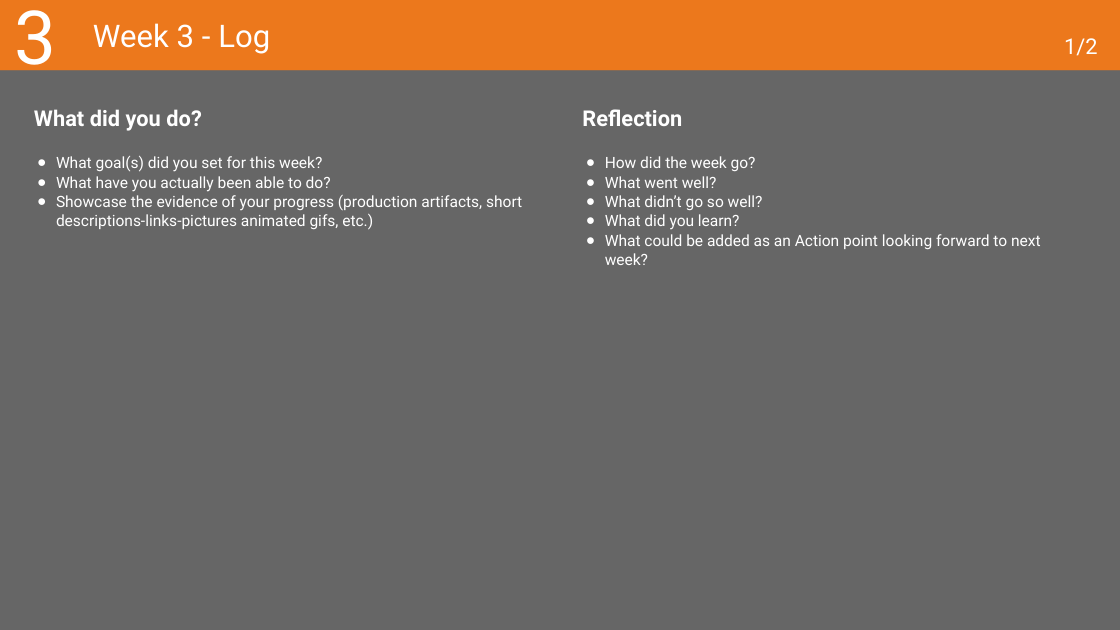
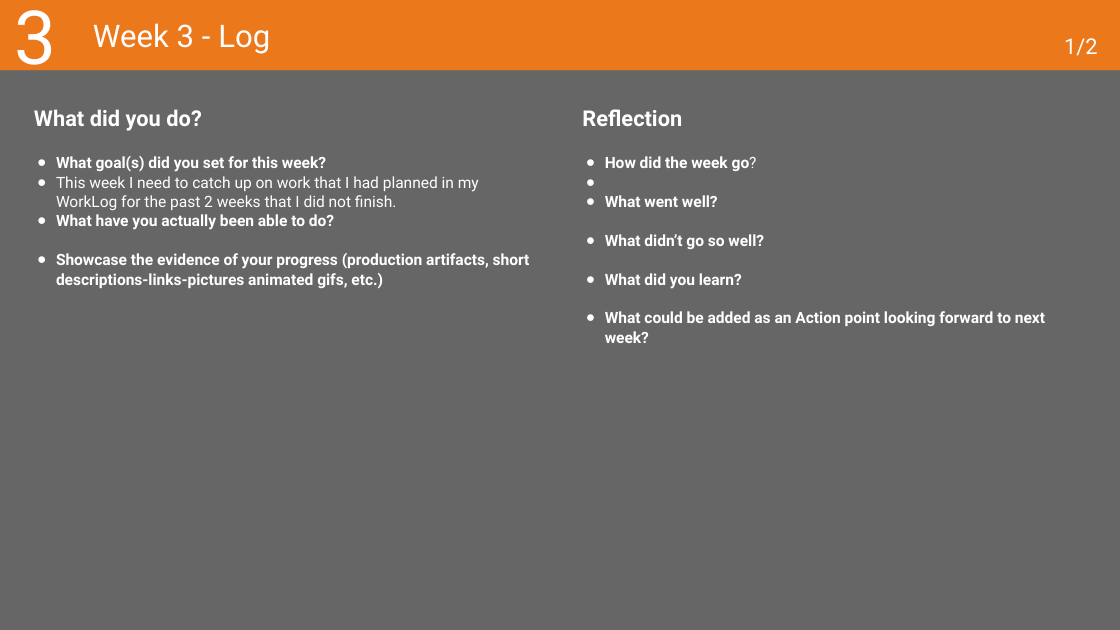
Before and after one commit to MaksBurchard240894/HFG7, a slide deck: slide 13 of Deliverables/Learning Log - Y1B-2024-25_ADSAI.pptx. Drawn at 1120x630 pixels with LibreOffice and Linux fonts; fonts in the diff are those of the drawing. Boxes give left, top, right and bottom in pixels: in the first picture for what was removed or moved away, otherwise in the second. Text is boxed around its words. In the diff, an @@ line names an element or a change of style, - is before the commit and + after.

Commit message:
Week 2 finish and week 3 start.

```diff
--- a/Deliverables/Learning Log - Y1B-2024-25_ADSAI.pptx
+++ b/Deliverables/Learning Log - Y1B-2024-25_ADSAI.pptx
@@ text "How did the week go?" at (605, 156, 1045, 343): bold on @@
@@ text at (56, 176, 479, 210): paragraph added @@
+● This week I need to catch up on work that I had planned in my WorkLog for the past 2 weeks that I did not finish.
@@ text at (56, 156, 530, 288): bold on in "What goal(s) did you set for this ...", "What have you actually been able to ...", "Showcase the evidence of your progress (production ..." @@
```
Also in this commit, not shown: 4 other slides changed, 5 other files.
